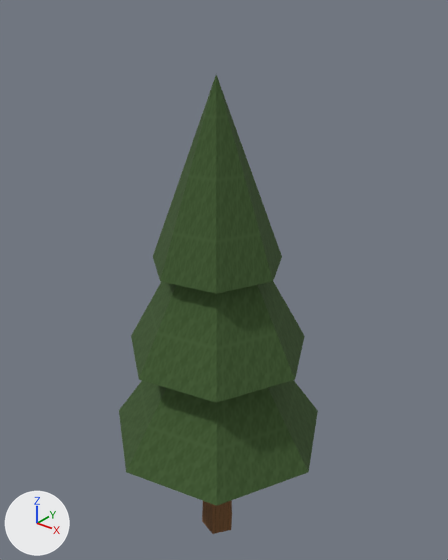
The glTF model app/src/main/assets/3d/field/tree-lod0.glb: old version first, new version second.
Camera for both pictures: a 50 mm lens placed at (0.477, -0.582, 0.809), pointed at (-0.005, 0.02, 0.436). The axes (+X, +Y, +Z) are drawn at lower left. The lights are the same throughout. The first picture is the older version. Vertices at exactly the same position are counted once.
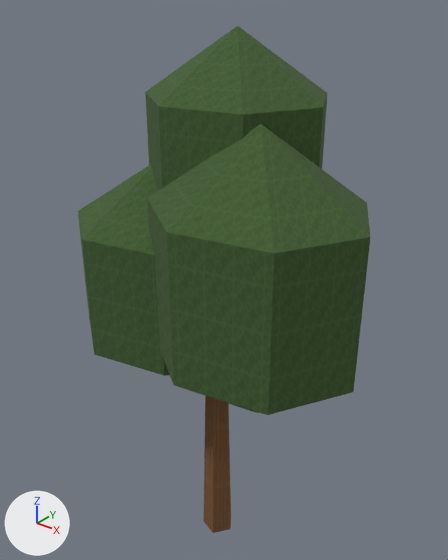
Pixel boxes [x1, y1, x2, y2] of what changed, in the pictures (448 x 560 px; the box of a moved part takes in the faces that stretch with it):
'Mesh_0', reshaped (47% wider, 10% taller)
    before: [119, 75, 318, 534]
    after: [78, 26, 370, 533]
part 1 of me_mesh_0, moved or reshaped
    before: [202, 500, 232, 534]
    after: [203, 396, 231, 533]
part 2 of me_mesh_0, added (green)
    after: [78, 164, 170, 376]
part 3 of me_mesh_0, added (green)
    after: [147, 124, 370, 415]
part 4 of me_mesh_0, rebuilt
    before: [153, 75, 282, 294]
    after: [145, 26, 327, 192]
part 5 of me_mesh_0, deleted (green)
    before: [119, 282, 318, 506]

Diff of the bpy script that builds the scene:
```diff
--- a/app/src/main/assets/3d/field/tree-lod0.glb.py
+++ b/app/src/main/assets/3d/field/tree-lod0.glb.py
@@ me_mesh_0 @@
 # used by ob_mesh_0; location = (0.0, 0.0, 0.0)
 # verts and faces of me_mesh_0; kept vertices keep their numbers, new ones are numbered from 40
 # before: 13 (0.16, 0.0, 0.2) at pixel (308, 472), 14 (0.1, -0.125, 0.2) at pixel (216, 505), 15 (0.0, 0.0, 0.44), 16 (-0.036, -0.156, 0.2) at pixel (126, 472), 17 (-0.144, -0.069, 0.2) at pixel (118, 410)
 # before: 18 (-0.144, 0.069, 0.2), 19 (-0.036, 0.156, 0.2), 20 (0.1, 0.125, 0.2) at pixel (317, 410), 21 (0.16, 0.0, 0.2) at pixel (308, 472), 22 (0.13, 0.0, 0.34) at pixel (295, 379)
 # before: 23 (0.081, -0.102, 0.34) at pixel (216, 402), 24 (0.0, 0.0, 0.58), 25 (-0.029, -0.127, 0.34) at pixel (138, 379), 26 (-0.117, -0.056, 0.34) at pixel (131, 335), 27 (-0.117, 0.056, 0.34)
 # before: 28 (-0.029, 0.127, 0.34), 29 (0.081, 0.102, 0.34) at pixel (304, 335), 30 (0.13, 0.0, 0.34) at pixel (295, 379)
-me_mesh_0.from_pydata(...)  # 40 vertices, 36 faces; spans x -0.144..0.16, y -0.156..0.156, z 0.0..0.71
+me_mesh_0.from_pydata(...)  # 67 vertices, 111 faces; spans x -0.202..0.229, y -0.153..0.15, z 0.0..0.76
+# me_mesh_0 part 1: the loose piece of 13 vertices spanning x -0.022..0.027, y -0.026..0.026, z 0.0..0.32 is scaled about the mesh origin by (0.905, 0.905, 1.25)
+# me_mesh_0 part 2: a new loose piece, a UV sphere (7 segments, 3 rings, poles along z) spanning x -0.202..0.045, y -0.128..0.108, z 0.26..0.6, in mat_material_0
+# me_mesh_0 part 3: a new loose piece, a UV sphere (7 segments, 3 rings, poles along z) spanning x -0.035..0.229, y -0.153..0.083, z 0.29..0.67, in mat_material_0
+# me_mesh_0 part 4: the loose piece of 9 vertices spanning x -0.081..0.09, y -0.088..0.088, z 0.47..0.71 is rebuilt with 22 vertices and now spans x -0.109..0.121, y -0.07..0.15, z 0.44..0.76
+# me_mesh_0 part 5
+delete_vertices([*range(13, 31)])  # with the faces that use them
 me_mesh_0.materials.append(mat_material_0)
```
